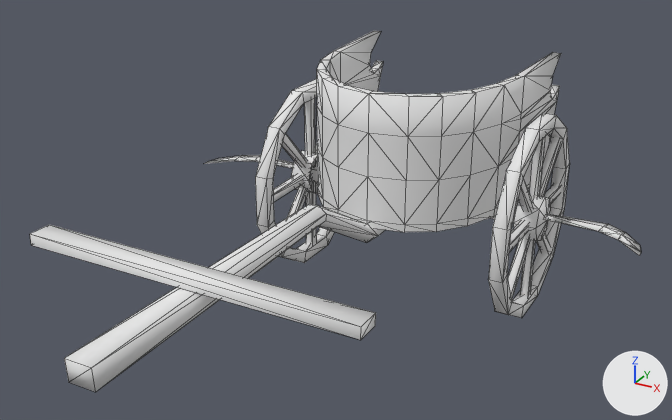
Renders of the COLLADA model binaries/data/mods/public/art/meshes/structural/pers_chariot_b.dae from each side of a commit.
Rendered twice from a 50 mm camera at (0.159, -0.254, 0.209) aimed at (0.0, 0.036, 0.064). The axes (+X, +Y, +Z) are drawn at lower right. The lights are the same throughout. Mesh edges are drawn as thin lines. Where no turn or scale is listed for an object, it has been applied to the vertices.

The older version as bpy lines, for what is in view:
```python
me_mesh_001mesh = bpy.data.meshes.new('Mesh_001Mesh')
me_mesh_001mesh.from_pydata(...)  # 433 vertices, 724 faces; spans x -0.105..0.105, y -0.105..0.165, z 0.0..0.104
me_mesh_001mesh.materials.append(mat_08___default)  # its picture is missing
# before: 379 (-0.004, -0.105, 0.075) at pixel (64, 358), 380 (-0.004, -0.105, 0.068) at pixel (68, 382), 381 (0.005, -0.105, 0.068) at pixel (95, 392), 382 (0.005, -0.105, 0.075) at pixel (91, 367)
ob_mesh_001 = bpy.data.objects.new('Mesh_001', me_mesh_001mesh)
ob_mesh_001.location = (0.0, 0.0, 0.0)
```
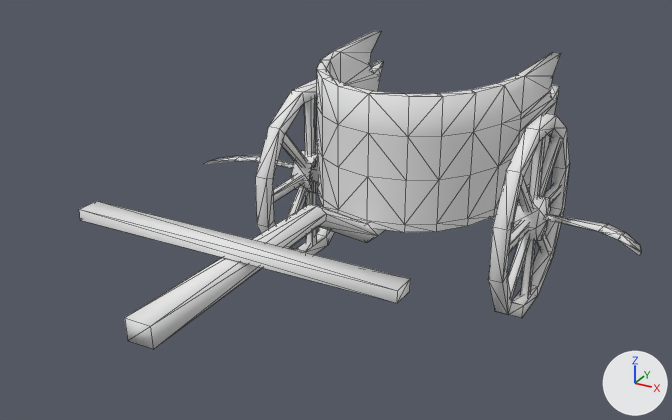
The newer file is also turned or shifted as a whole; pictures and numbers use the older file's frame.

What differs and where, as boxes (x1, y1, x2, y2) in the pictures (672 x 420 px; the box of a moved part takes in the faces that stretch with it):
'Mesh_001', reshaped (8% narrower, 12% shorter)
    before: (30, 31, 641, 392)
    after: (79, 31, 641, 349)
part 1 of me_mesh_001mesh, moved or reshaped
    before: (30, 225, 376, 340)
    after: (79, 201, 410, 303)
part 2 of me_mesh_001mesh, moved or reshaped
    before: (64, 204, 326, 392)
    after: (125, 204, 326, 349)

What changed in the scene script:
```text
Change me_mesh_001mesh:
    where me_mesh_001mesh.from_pydata(...)  # 433 vertices, 724 faces; spans x -0.105..0.105, y -0.105..0.165, z 0.0..0.104
    used by ob_mesh_001; location = (0.0, 0.0, 0.0)
    me_mesh_001mesh part 1: the loose piece of 8 vertices spanning x -0.063..0.06, y -0.059..-0.05, z 0.075..0.079 is moved by (0.0, 0.023, 0.0)
    me_mesh_001mesh part 2
    add for i in [*range(379, 383)]: me_mesh_001mesh.vertices[i].co += Vector((0.0, 0.024, 0.0))
```
